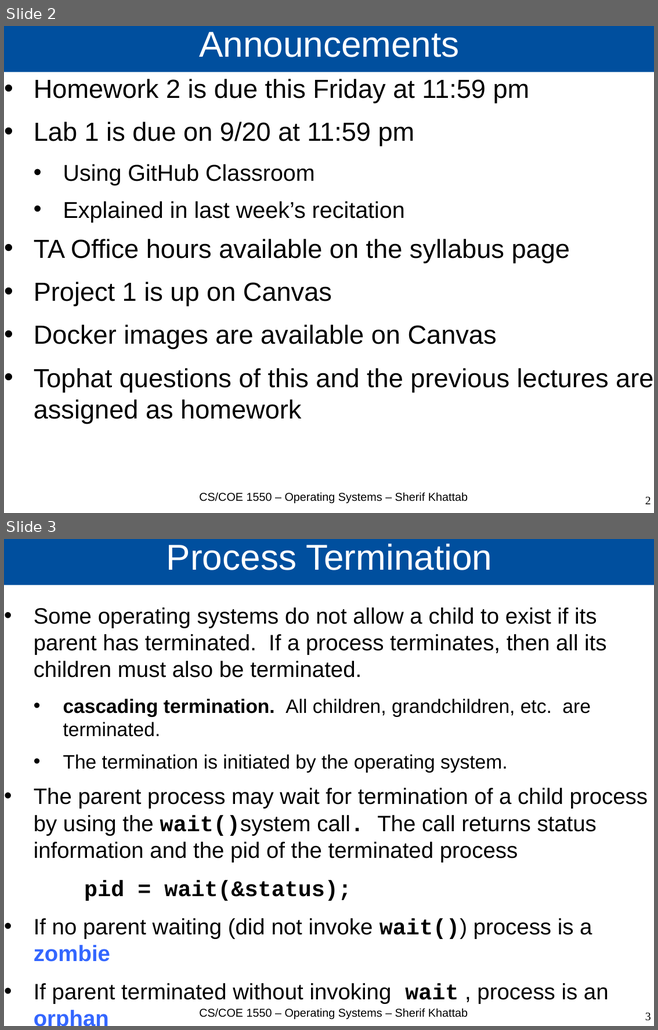
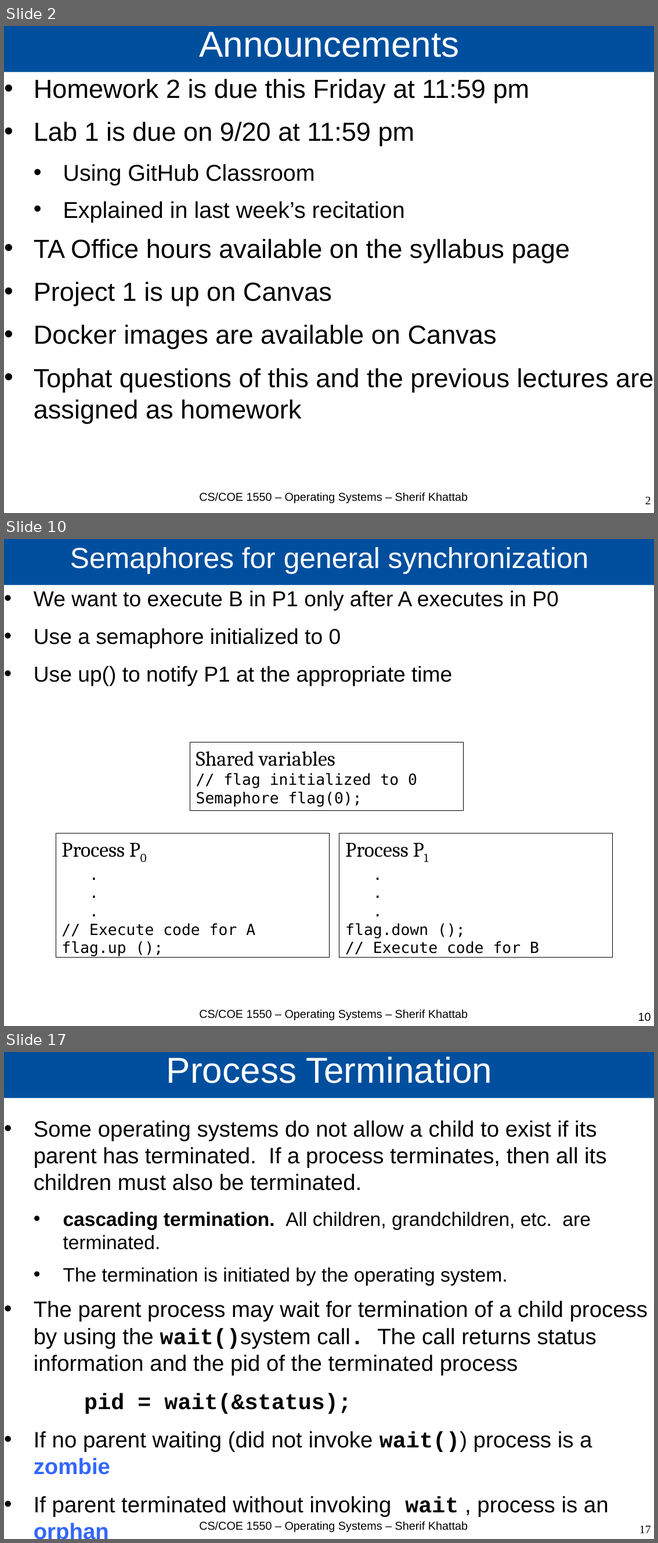
Before and after one commit to cs1550-2224/cs1550-code-handouts, a slide deck: DraftSlides/Lecture3.pptx. Shown one above the other, each under a label of ours: slides 2 and 3 before the commit, slides 2, 10 and 17 after it; the slides between them are not shown. The pictures are 658x1030 and 658x1543 pixels, drawn with LibreOffice and Linux fonts; fonts in the diff are those of the drawing. Boxes give left, top, right and bottom in pixels: in the first picture for what was removed or moved away, otherwise in the second. Text is boxed around its words. In the diff, an @@ line names an element or a change of style, - is before the commit and + after.

Commit message:
L2 after class

```diff
--- a/DraftSlides/Lecture3.pptx
+++ b/DraftSlides/Lecture3.pptx
@@ slide 10 added at bbox=[4, 539, 654, 1026], background #FFFFFF @@
@@ title added at bbox=[4, 539, 654, 585], fill #004F9E, 35.3 pt, text #FFFFFF @@
+Semaphores for general synchronization
@@ text added at bbox=[34, 591, 558, 686], 26.5 pt, text #000000 @@
+• We want to execute B in P1 only after A executes in P0
+• Use a semaphore initialized to 0
+• Use up() to notify P1 at the appropriate time
@@ rectangle added at bbox=[190, 742, 463, 810], outline #000000 0.5 pt, 18.7 pt, text #000000 @@
+Shared variables
+// flag initialized to 0
+Semaphore flag(0);
@@ rectangle added at bbox=[56, 833, 329, 958], outline #000000 0.5 pt, 18.7 pt, text #000000 @@
+Process P0
+.
+.
+.
+// Execute code for A
+flag.up ();
@@ rectangle added at bbox=[339, 833, 613, 958], outline #000000 0.5 pt, 18.7 pt, text #000000 @@
+Process P1
+.
+.
+.
+flag.down ();
+// Execute code for B
@@ text added at bbox=[199, 1009, 467, 1020], 14 pt, text #000000 @@
+CS/COE 1550 – Operating Systems – Sherif Khattab
@@ page number added at bbox=[638, 1013, 651, 1021], 14 pt, text #000000 @@
+10
@@ what was slide 3 is now slide 17 @@
@@ page number at bbox=[639, 1526, 651, 1533]: text changed @@
-3
+17
```
Also in this commit, not shown: 1 slide changed, 13 other slides added, 1 other file.
